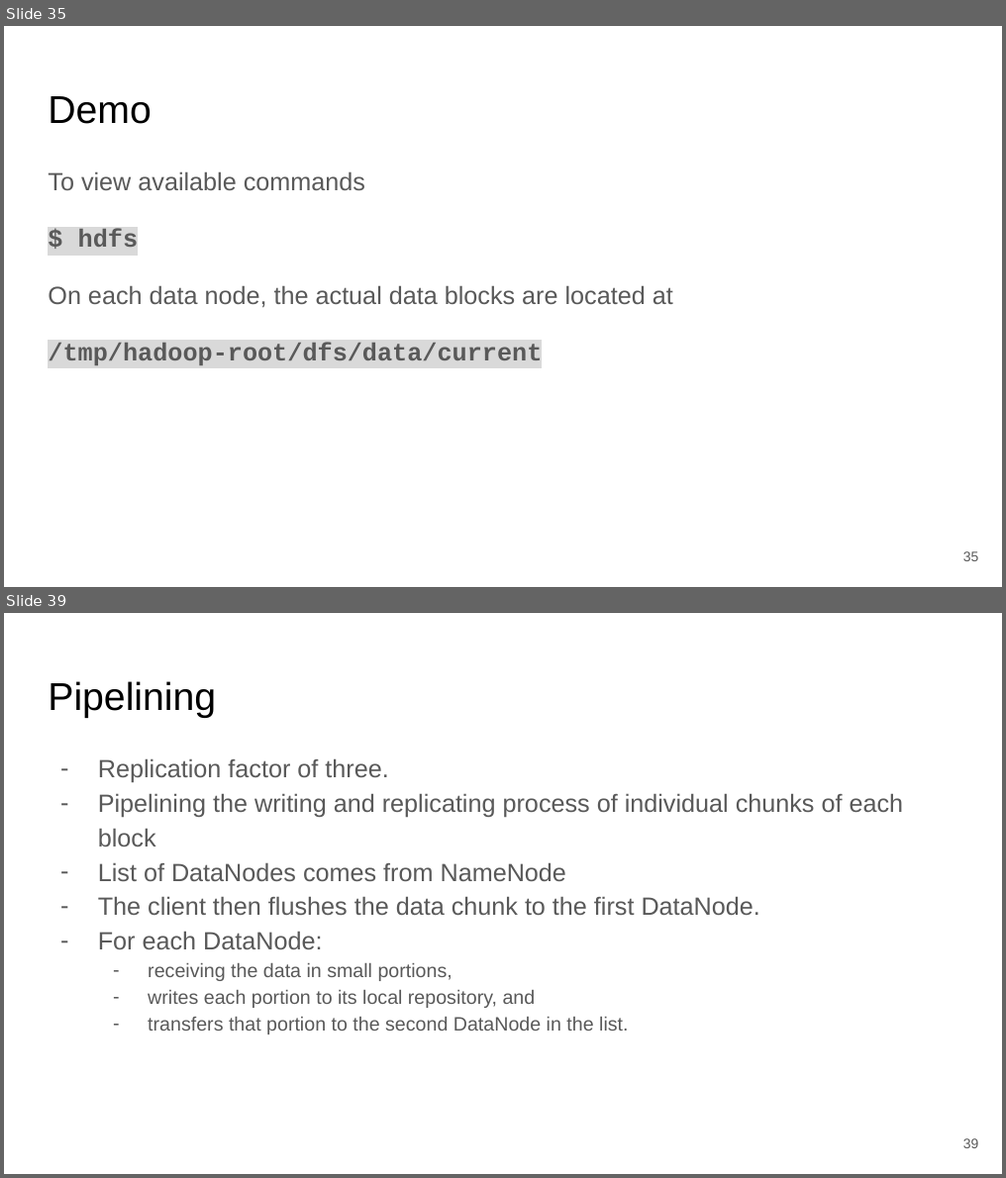
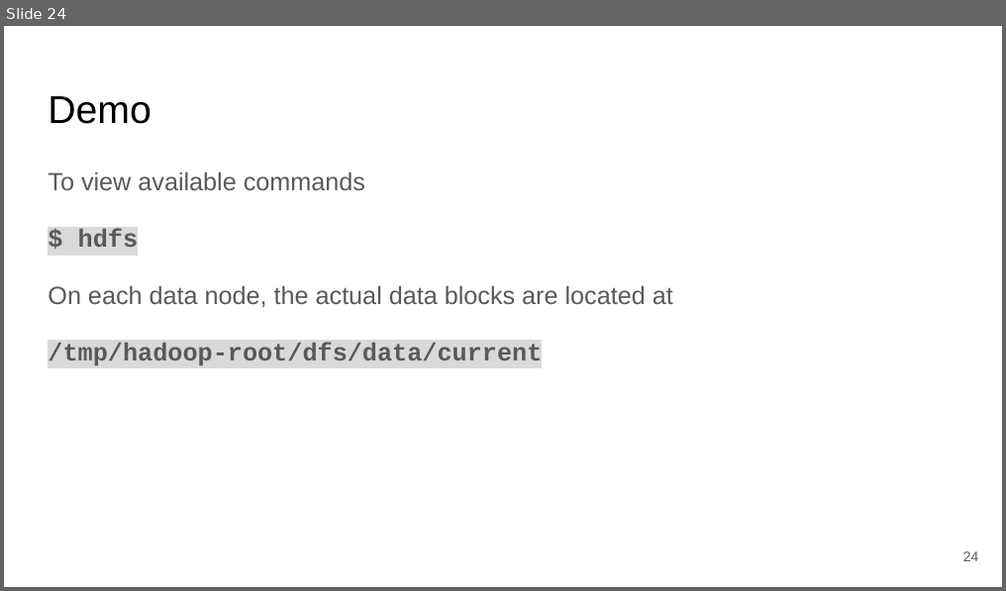
Before and after one commit to clemsonciti/workshop-python-intro-to-spark, a slide deck: Getting_started.pptx. Shown one above the other, each under a label of ours: slides 35 and 39 before the commit, slide 24 after it; the slides between them are not shown. The pictures are 1006x1178 and 1006x591 pixels, drawn with LibreOffice and Linux fonts; fonts in the diff are those of the drawing. Boxes give left, top, right and bottom in pixels: in the first picture for what was removed or moved away, otherwise in the second. Text is boxed around its words. In the diff, an @@ line names an element or a change of style, - is before the commit and + after.

```diff
--- a/Getting_started.pptx
+++ b/Getting_started.pptx
@@ slide 39 removed at <box>4,613,1002,1174</box>, background #FFFFFF @@
@@ title removed at <box>48,681,216,718</box> @@
-Pipelining
@@ text removed at <box>98,759,904,1035</box> @@
-– Replication factor of three.
-– Pipelining the writing and replicating process of individual chunks of each block
-– List of DataNodes comes from NameNode
-– The client then flushes the data chunk to the first DataNode.
-– For each DataNode:
-  – receiving the data in small portions,
-  – writes each portion to its local repository, and
-  – transfers that portion to the second DataNode in the list.
@@ page number removed at <box>963,1139,979,1149</box> @@
-39
@@ what was slide 35 is now slide 24 @@
@@ page number at <box>963,552,979,562</box>: text changed @@
-35
+24
```
Also in this commit, not shown: 3 slides changed, 15 slides added, 28 other slides removed.
